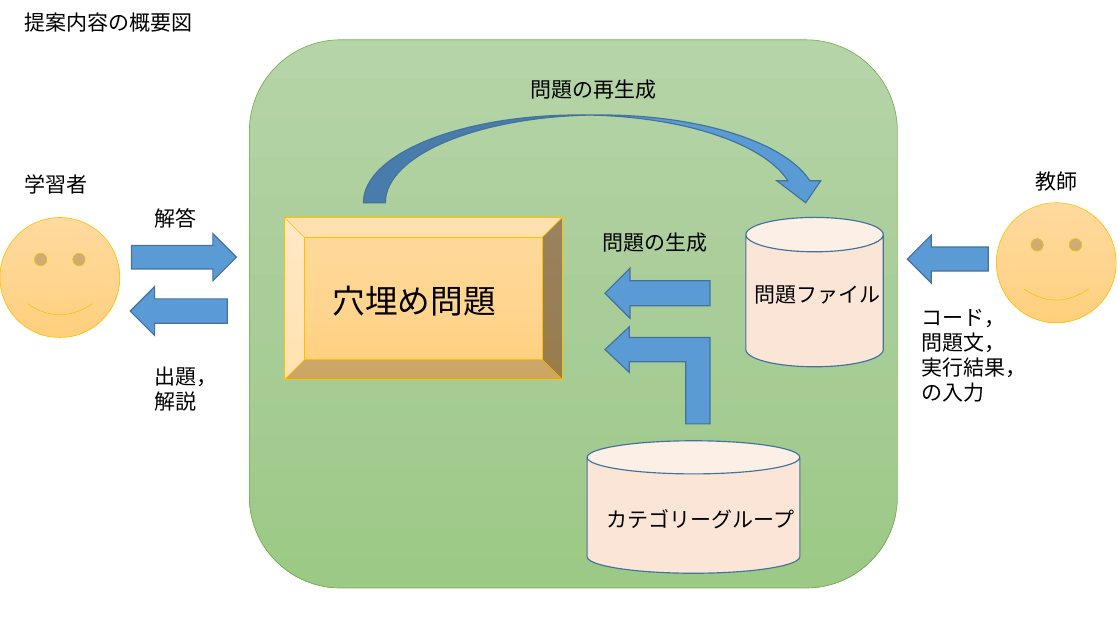
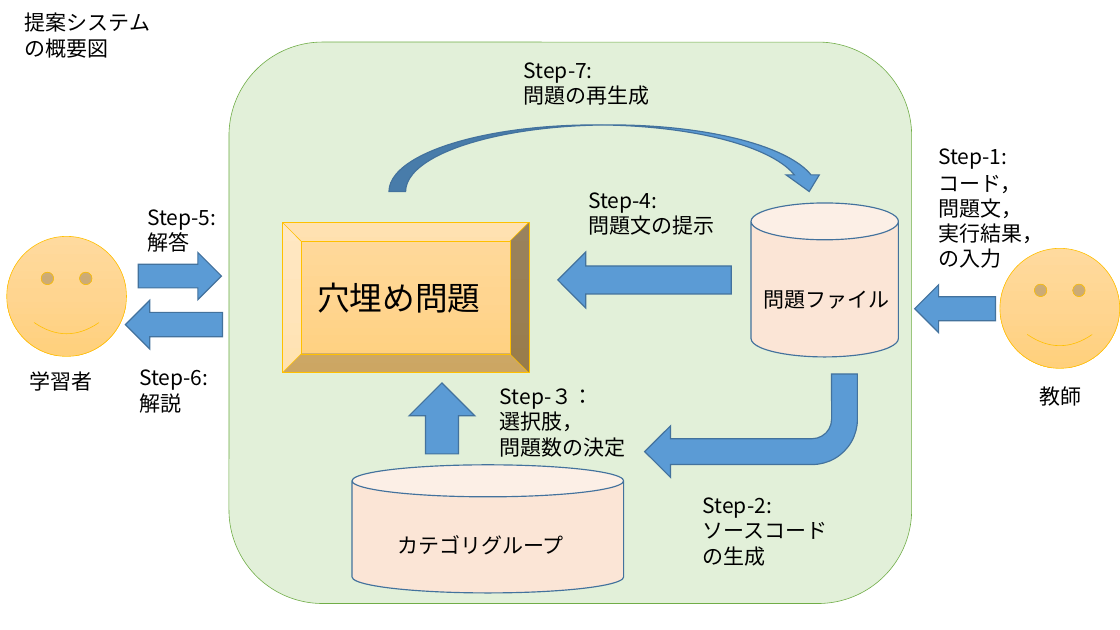
Before and after one commit to kait-takanolab/1821121-shimaoka-thesis, a slide deck: slide 16 of 1821121_shimaoka_thesis.pptx. Drawn at 1120x630 pixels with LibreOffice and Linux fonts; fonts in the diff are those of the drawing. Boxes give left, top, right and bottom in pixels: in the first picture for what was removed or moved away, otherwise in the second. Text is boxed around its words. In the diff, an @@ line names an element or a change of style, - is before the commit and + after.

```diff
--- a/1821121_shimaoka_thesis.pptx
+++ b/1821121_shimaoka_thesis.pptx
@@ text at bbox=[25, 12, 150, 58]: text changed @@
-提案内容の概要図
+提案システム
+の概要図
@@ rounded rectangle: place and size @@
-rounded rectangle at bbox=[250, 39, 898, 588]
+rounded rectangle at bbox=[229, 42, 912, 603]
@@ rounded rectangle at bbox=[229, 42, 912, 603]: fill gradient #B5D5A7 to #AACE9A to #9CC987 to #E2F0D9 @@
@@ text "Step-7:": place and size @@
-text "Step-7:" at bbox=[530, 79, 656, 99]
+text "Step-7:" at bbox=[524, 62, 650, 105]
@@ text at bbox=[524, 62, 593, 83]: paragraph added @@
+Step-7:
@@ curved down arrow: place and size @@
-curved down arrow at bbox=[364, 115, 828, 203]
+curved down arrow at bbox=[389, 125, 826, 192]
@@ text added at bbox=[938, 148, 1007, 169], 18 pt, text #000000 @@
+Step-1:
@@ text "コード，": place and size @@
-text "コード，" at bbox=[922, 309, 1027, 402]
+text "コード，" at bbox=[938, 175, 1043, 268]
@@ text "Step-5:": place and size @@
-text "Step-5:" at bbox=[154, 208, 196, 228]
+text "Step-5:" at bbox=[147, 209, 216, 252]
@@ text at bbox=[147, 209, 216, 230]: paragraph added @@
+Step-5:
@@ text at bbox=[588, 192, 714, 235]: text changed @@
-問題の生成
+Step-4:
+問題文の提示
@@ cylinder: place and size @@
-cylinder at bbox=[746, 218, 884, 367]
+cylinder at bbox=[751, 203, 898, 357]
@@ smiley face: place and size @@
-smiley face at bbox=[0, 218, 120, 338]
+smiley face at bbox=[7, 236, 127, 356]
@@ bevel: place and size @@
-bevel at bbox=[285, 218, 563, 380]
+bevel at bbox=[282, 223, 529, 373]
@@ up arrow: place and size @@
-up arrow at bbox=[131, 234, 237, 281]
+up arrow at bbox=[138, 252, 221, 300]
@@ left arrow: place and size @@
-left arrow at bbox=[605, 268, 710, 318]
+left arrow at bbox=[558, 252, 732, 308]
@@ smiley face: place and size @@
-smiley face at bbox=[996, 202, 1117, 323]
+smiley face at bbox=[1000, 249, 1120, 369]
@@ text "穴埋め問題": place and size @@
-text "穴埋め問題" at bbox=[333, 285, 496, 316]
+text "穴埋め問題" at bbox=[317, 282, 480, 313]
@@ text "問題ファイル": place and size @@
-text "問題ファイル" at bbox=[754, 285, 880, 304]
+text "問題ファイル" at bbox=[764, 290, 890, 309]
@@ right arrow: place and size @@
-right arrow at bbox=[907, 235, 988, 283]
+right arrow at bbox=[915, 285, 996, 333]
@@ down arrow: place and size @@
-down arrow at bbox=[130, 287, 228, 336]
+down arrow at bbox=[125, 301, 223, 350]
@@ bent up arrow removed at bbox=[605, 326, 710, 424] @@
@@ text "学習者": place and size @@
-text "学習者" at bbox=[25, 174, 88, 194]
+text "学習者" at bbox=[30, 371, 93, 391]
@@ text "Step-6:": place and size @@
-text "Step-6:" at bbox=[154, 366, 217, 411]
+text "Step-6:" at bbox=[139, 369, 208, 413]
@@ text at bbox=[139, 369, 208, 390]: text changed @@
-出題，
+Step-6:
@@ up arrow added at bbox=[409, 383, 475, 454], fill #5B9BD5, outline #43739E 1 pt @@
@@ text added at bbox=[500, 388, 626, 457], 18 pt, text #000000 @@
+Step-３：
+選択肢，
+問題数の決定
@@ bent arrow added at bbox=[645, 374, 858, 477], fill #5B9BD5, outline #43739E 1 pt @@
@@ text "教師": place and size @@
-text "教師" at bbox=[1035, 171, 1077, 191]
+text "教師" at bbox=[1039, 386, 1081, 406]
@@ cylinder: place and size @@
-cylinder at bbox=[587, 441, 800, 574]
+cylinder at bbox=[352, 465, 623, 593]
@@ text added at bbox=[703, 497, 828, 566], 18 pt, text #000000 @@
+Step-2:
+ソースコード
+の生成
@@ text at bbox=[397, 535, 564, 555]: text changed @@
-カテゴリーグループ
+カテゴリグループ
```
Also in this commit, not shown: 3 slides added, 1 slide removed, 1 other file.
